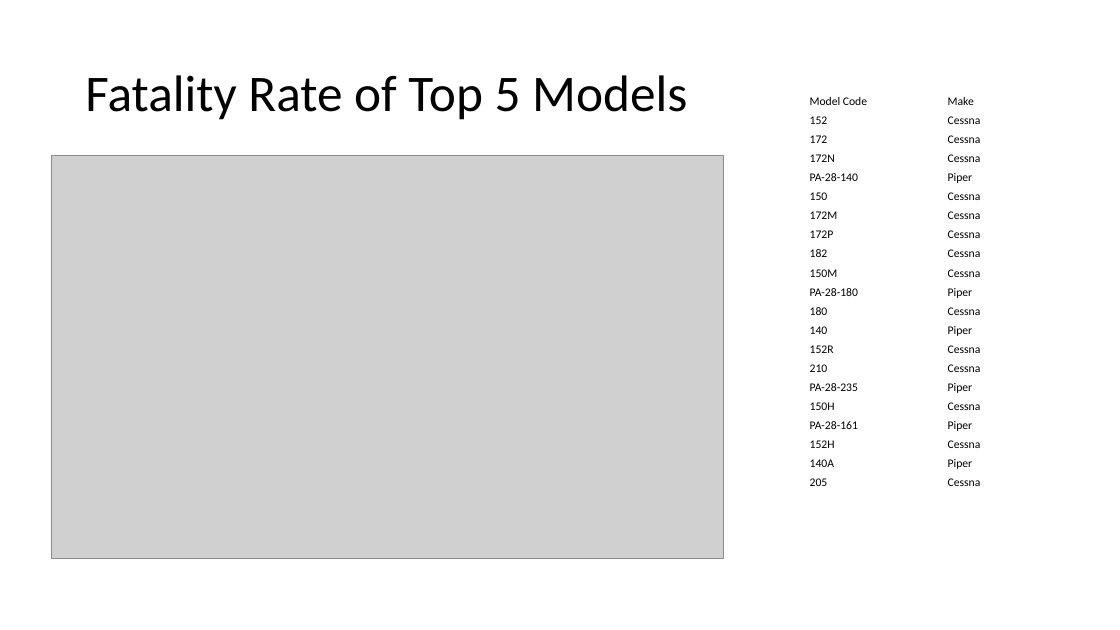
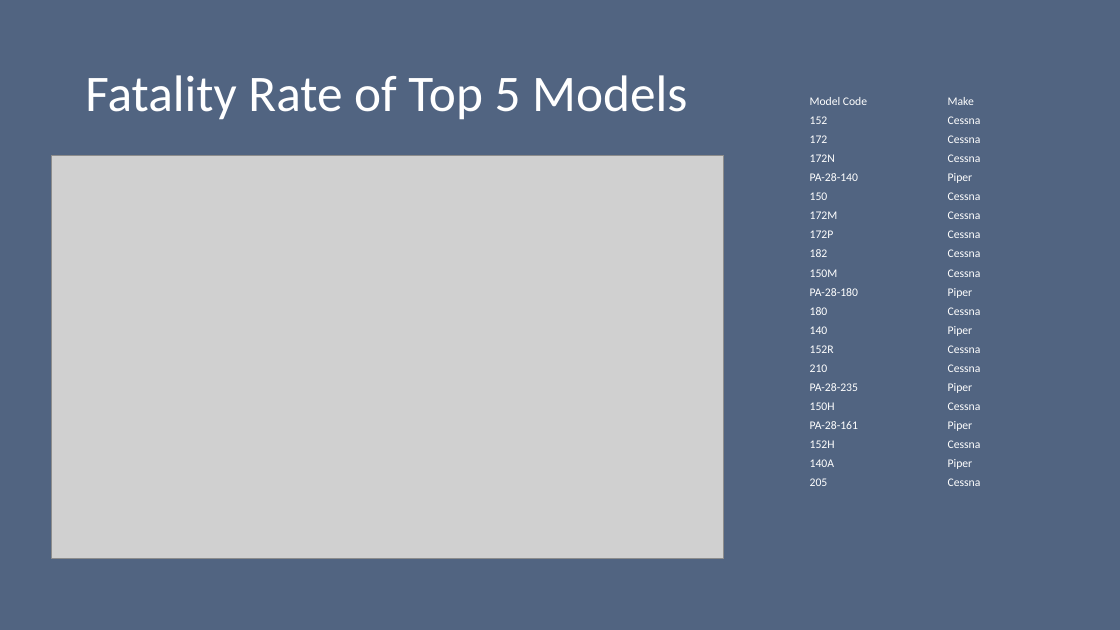
Before and after one commit to TonieMuthee/phase_1_data_science_project, a slide deck: slide 5 of Other_files_and workings/Identifying_Lowest_Risk_Aircraft_for_Investment.pptx. Drawn at 1120x630 pixels with LibreOffice and Linux fonts; fonts in the diff are those of the drawing; grey boxes stand for pictures. Boxes give left, top, right and bottom in pixels: in the first picture for what was removed or moved away, otherwise in the second. Text is boxed around its words. In the diff, an @@ line names an element or a change of style, - is before the commit and + after.

```diff
--- a/Other_files_and workings/Identifying_Lowest_Risk_Aircraft_for_Investment.pptx
+++ b/Other_files_and workings/Identifying_Lowest_Risk_Aircraft_for_Investment.pptx
@@ background #FFFFFF to #526582 @@
@@ title "Fatality Rate of Top 5 ..." at (85,75,687,120): text colour #000000 to #FFFFFF @@
@@ table at (805,92,1081,492) @@
@@ text colour #000000 to #FFFFFF @@
```
Also in this commit, not shown: 12 other slides changed, 3 other files.
